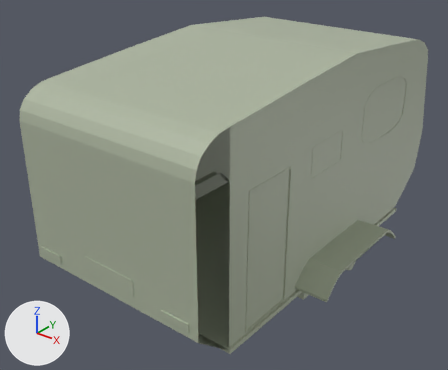
The FBX model media/models_X/vehicles/Vehicles_hometrailer.fbx, before and after one commit.
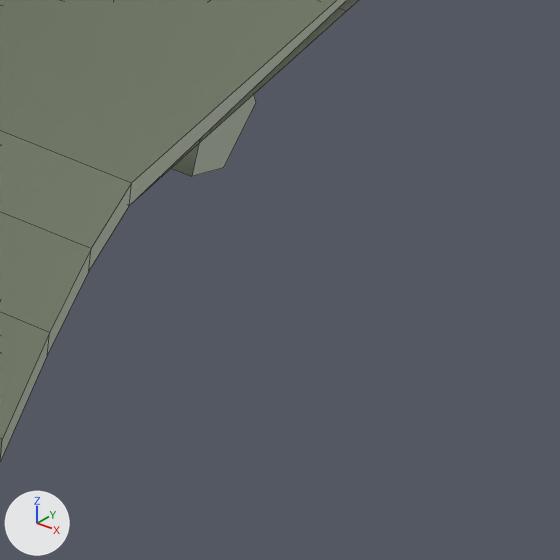
Old and new are each drawn whole from a 50 mm lens placed at (3.94, -4.91, 3.6), pointed at (-0.44, 0.57, 0.21) and again close up on the part from 73% to 87% of the width and 68% to 85% of the height. Every picture has the same lights, and +X, +Y and +Z are marked at lower left. The close-ups show mesh edges as thin lines. Where no turn or scale is listed for an object, it has been applied to the vertices. Vertices at the same position are counted once.

The older version as bpy lines, for what is in view:
```python
me_mesh_004 = bpy.data.meshes.new('Mesh.004')
me_mesh_004.from_pydata(...)  # 824 vertices, 681 faces; spans x -1.48..1.51, y -3.53..2.44, z -0.5..2.17
me_mesh_004.materials.append(mat_форма_1_002)  # grey #adb6a0
ob_cubecolor_002 = bpy.data.objects.new('CubeColor.002', me_mesh_004)
ob_cubecolor_002.location = (-0.017, 1.791, -0.101)
```
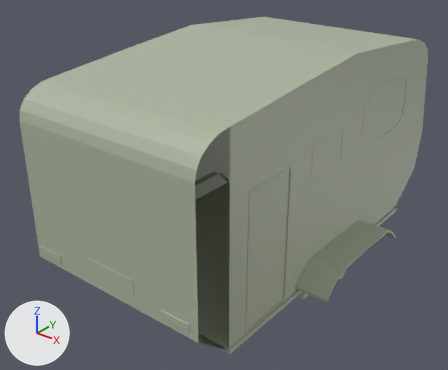
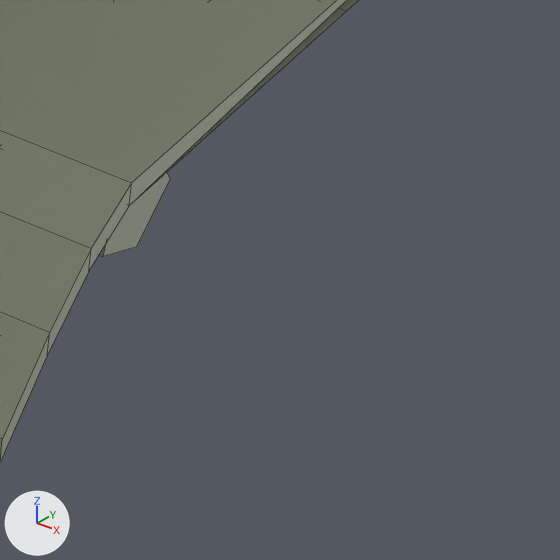
What the commit changed:
me_mesh_004 has 824 vertices, 681 faces and spans x -1.48..1.51, y -3.53..2.44, z -0.5..2.17.
me_mesh_004 is used by ob_cubecolor_002; location (-0.017, 1.791, -0.101).
me_mesh_004 part 1: the loose piece of 10 vertices spanning x -1.25..1.24, y -0.95..-0.77, z -0.45..-0.31 is moved by (0.0, -0.24, 0.0).

Where the change shows, as pixel boxes (x1, y1, x2, y2) in the close-ups (560 x 560 px; the box of a moved part takes in the faces that stretch with it):
part 1 of me_mesh_004, moved or reshaped: before (172, 95, 256, 176); after (99, 172, 170, 257)
